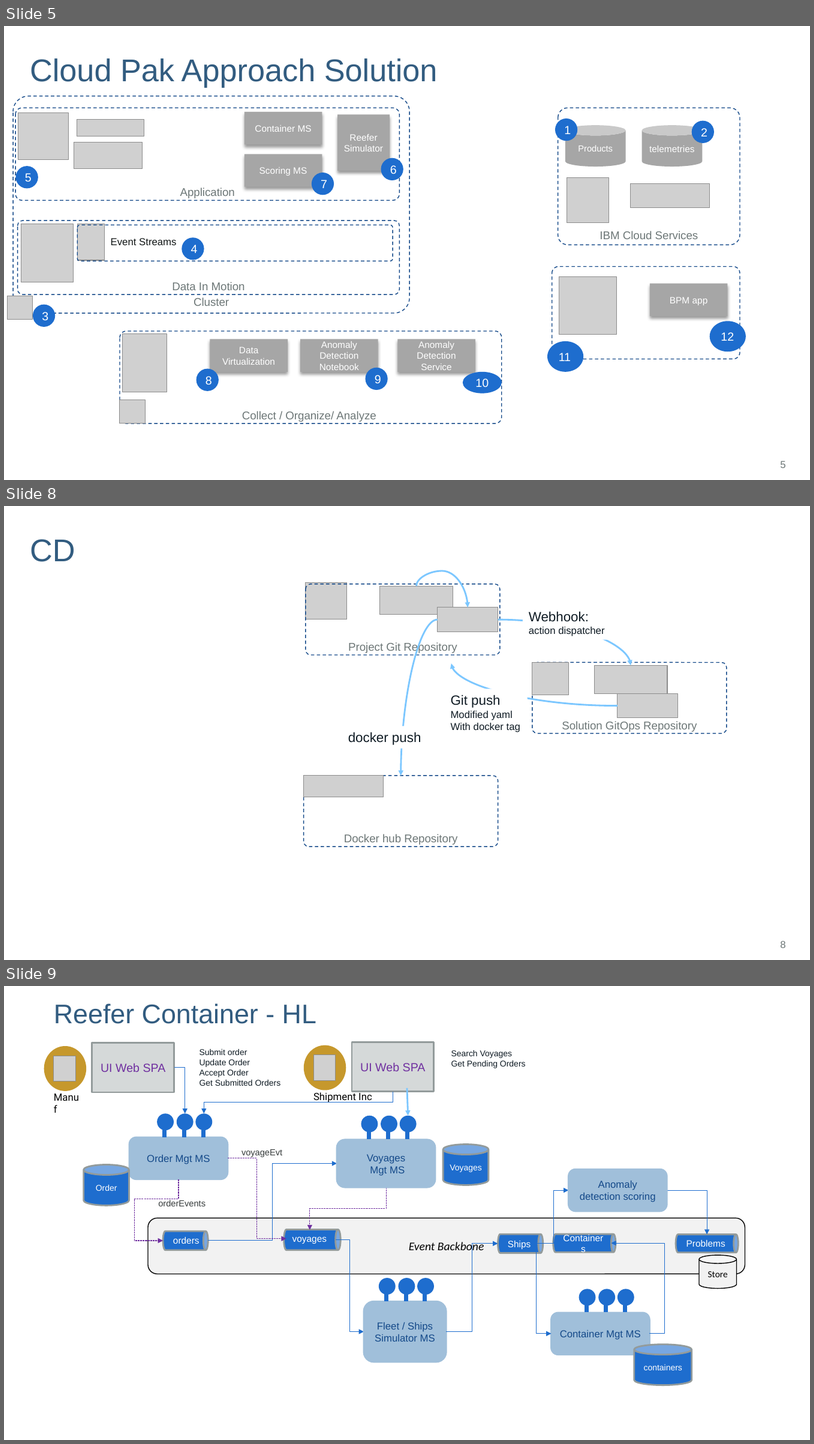
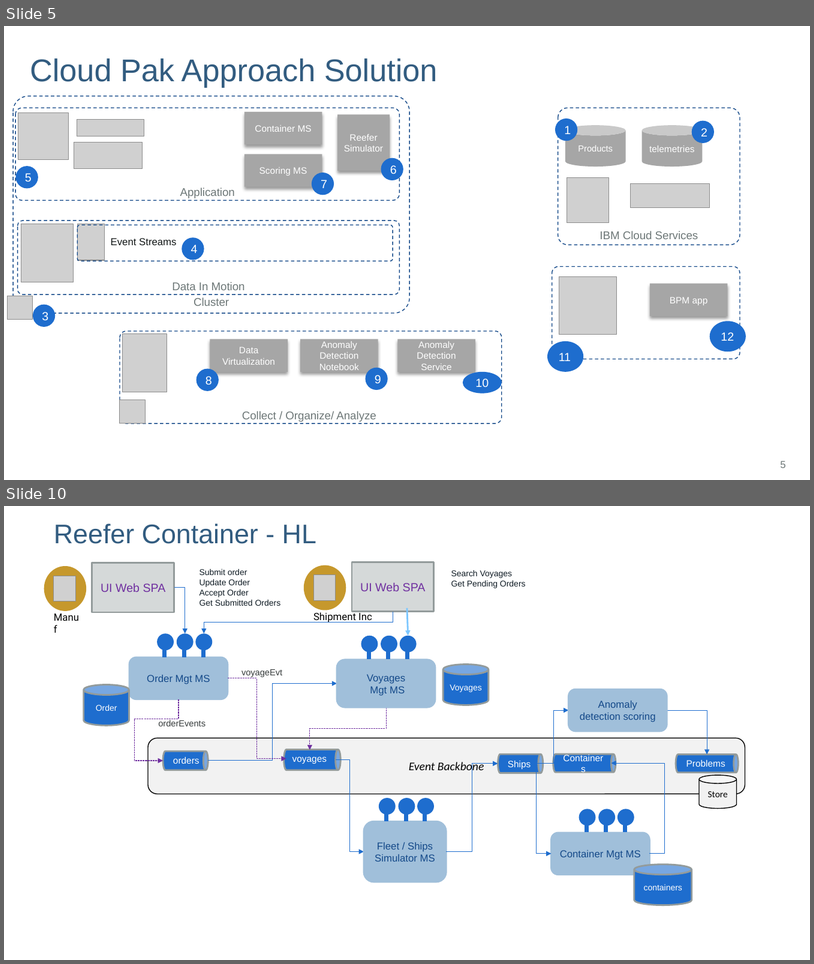
Before and after one commit to jbcodeforce/refarch-reefer-ml, a slide deck: diagrams.pptx. Shown one above the other, each under a label of ours: slides 5, 8 and 9 before the commit, slides 5 and 10 after it; the slides between them are not shown. The pictures are 814x1444 and 814x964 pixels, drawn with LibreOffice and Linux fonts; fonts in the diff are those of the drawing; grey boxes stand for pictures; background and template pictures are left out. Boxes give left, top, right and bottom in pixels: in the first picture for what was removed or moved away, otherwise in the second. Text is boxed around its words. In the diff, an @@ line names an element or a change of style, - is before the commit and + after.

```diff
--- a/diagrams.pptx
+++ b/diagrams.pptx
@@ slide 8 removed at box(4, 506, 810, 960), background #FFFFFF @@
@@ title removed at box(30, 539, 75, 562) @@
-CD
@@ curved arrow removed from (417, 586) to (468, 607) @@
@@ picture removed at box(306, 582, 347, 619) @@
@@ rounded rectangle removed at box(306, 584, 500, 655) @@
-Project Git Repository
@@ picture removed at box(380, 586, 453, 614) @@
@@ picture removed at box(438, 607, 498, 632) @@
@@ text removed at box(529, 611, 605, 636) @@
-Webhook:
-action dispatcher
@@ curved arrow removed from (438, 620) to (401, 775) @@
@@ curved arrow removed from (498, 620) to (632, 665) @@
@@ curved arrow removed from (618, 706) to (452, 663) @@
@@ rounded rectangle removed at box(533, 662, 727, 733) @@
-Solution GitOps Repository
@@ picture removed at box(533, 662, 569, 695) @@
@@ picture removed at box(594, 665, 668, 694) @@
@@ text removed at box(451, 694, 521, 732) @@
-Git push
-Modified yaml
-With docker tag
@@ picture removed at box(618, 694, 678, 718) @@
@@ text removed at box(348, 732, 421, 745) @@
-docker push
@@ rounded rectangle removed at box(304, 775, 498, 846) @@
-Docker hub Repository
@@ picture removed at box(304, 775, 384, 796) @@
@@ page number removed at box(780, 940, 786, 948) @@
-8
@@ what was slide 9 is now slide 10 @@
```
Also in this commit, not shown: 2 slides added, 36 other files.
